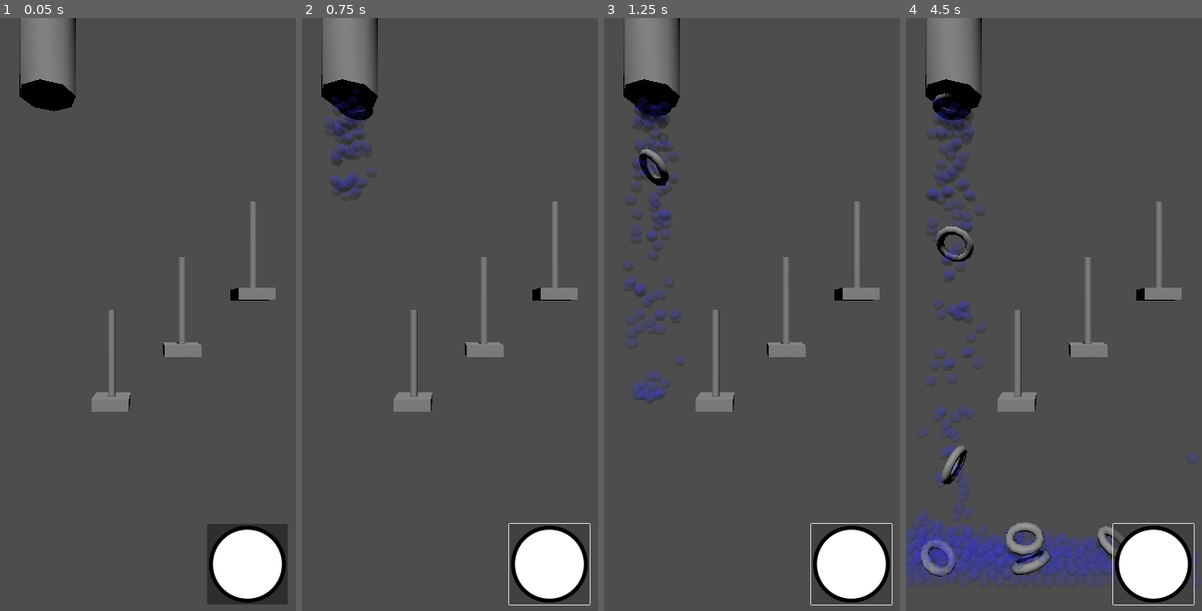
Above: before the commit, frames 1-4 (left to right).
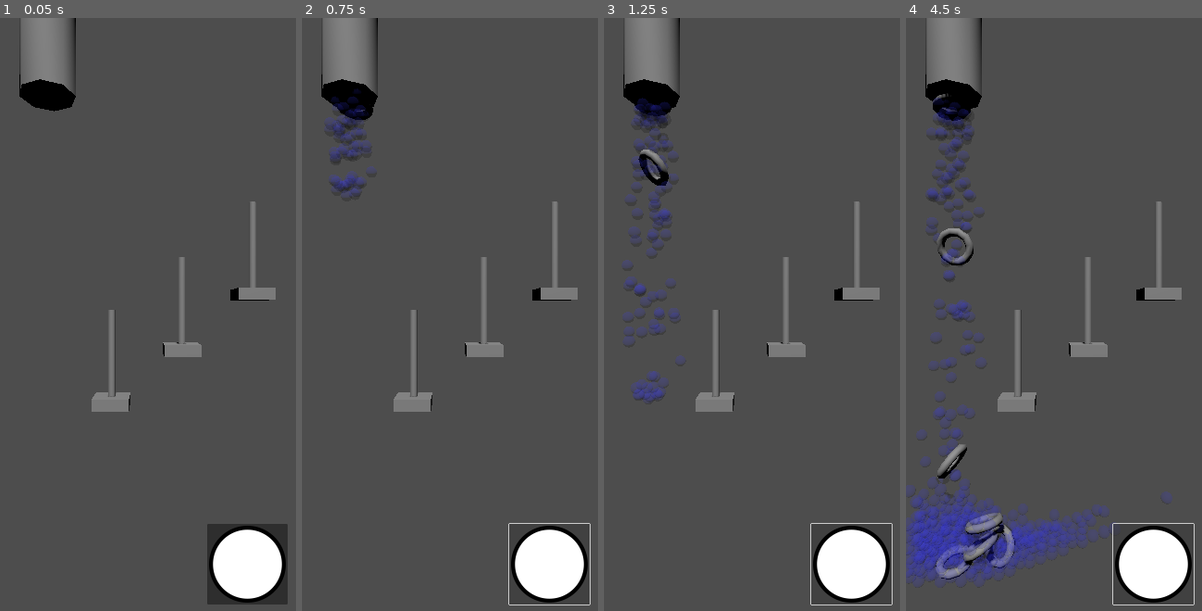
Above: after the commit, the same moments.

Repository: belovachap/Ring-Toss-Water-Game
Game: Godot game, scene res://ring_toss_water_game.tscn
Two runs of this game, one before a commit and one after it. Both use one fixed random seed, a clock stepped at 60 frames per second and the inputs below.
Inputs (mouse positions are in pixels of both pictures, inside the frame that each line leads up to):
- Up to frame 1 (0.05 s): no input
- Up to frame 2 (0.75 s): click (550, 563) at 0.5 s
- Up to frame 3 (1.25 s): no input
- Up to frame 4 (4.5 s): click (1154, 563) at 1.25 s; click (1154, 563) at 2 s

Frame 1 is identical in both runs. In frame 2, less than 0.1% of the frame differs, in the area x 7-25%, y 13-30%; in frame 3, 0.4%; in frame 4, 7.9%, in the area x 0-100%, y 12-96%.

Commit message:
Add a little wedge of glass at the bottom.

Diff:
--- a/ring_toss_water_game.tscn
+++ b/ring_toss_water_game.tscn
@@ -22,6 +22,9 @@
 
 [sub_resource type="BoxShape3D" id="BoxShape3D_osghm"]
 size = Vector3(7.89795, 1.25293, 3.18774)
+
+[sub_resource type="BoxShape3D" id="BoxShape3D_d8adi"]
+size = Vector3(5.63477, 1, 1)
 
 [node name="RingTossWaterGame" type="Node3D"]
 script = ExtResource("1_vi6ov")
@@ -97,6 +100,12 @@
 transform = Transform3D(1, 0, 0, 0, 1, 0, 0, 0, 1, 0.0651855, 5.79959, -0.326782)
 shape = SubResource("BoxShape3D_osghm")
 
+[node name="glass_wedge" type="StaticBody3D" parent="GlassBox"]
+
+[node name="CollisionShape3D" type="CollisionShape3D" parent="GlassBox/glass_wedge"]
+transform = Transform3D(0.931976, -0.362519, 0, 0.362519, 0.931976, 0, 0, 0, 1, 1.2754, -2.98413, 0)
+shape = SubResource("BoxShape3D_d8adi")
+
 [node name="WaterFaucet" type="Marker3D" parent="."]
 unique_name_in_owner = true
 transform = Transform3D(0.633512, -0.749884, -0.190622, 0.465012, 0.565913, -0.680813, 0.618406, 0.342662, 0.707218, -1.75178, 4.8346, 0)
Not shown: 1 places in ring_toss_water_game.tscn that only renumber resources
